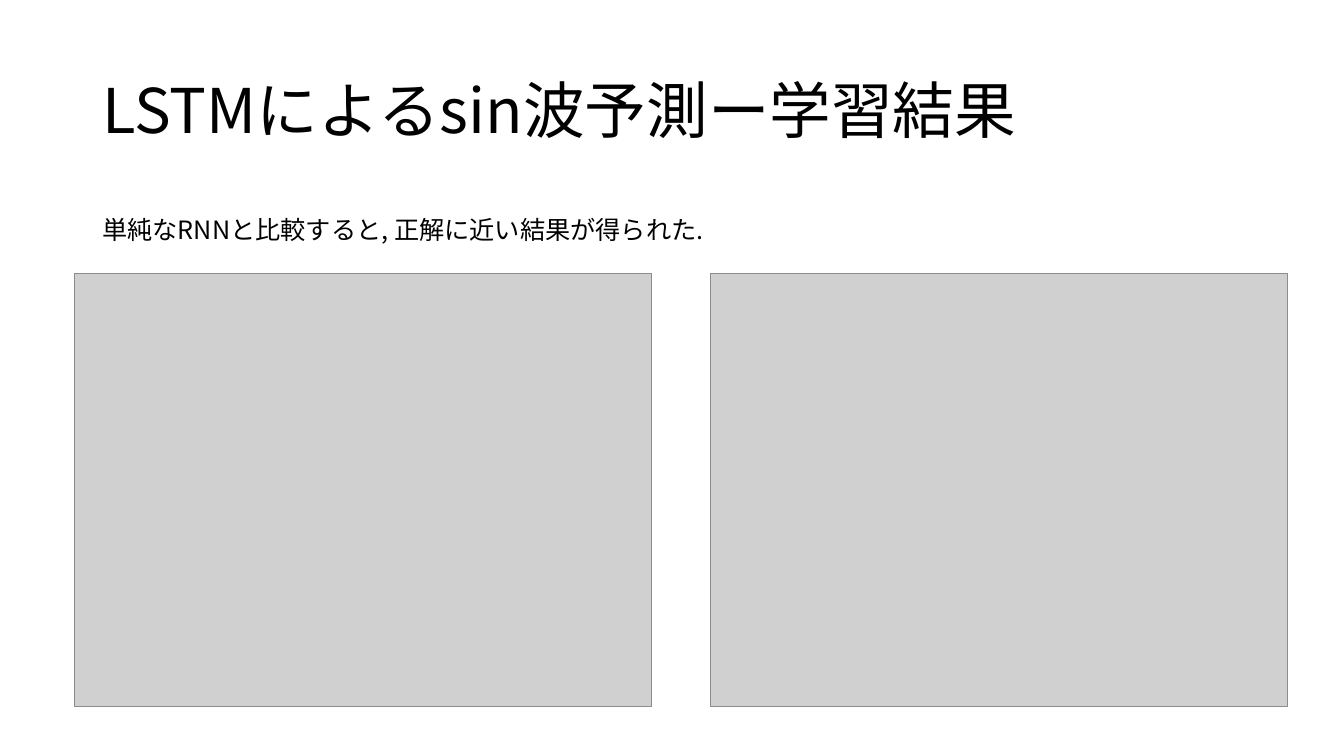
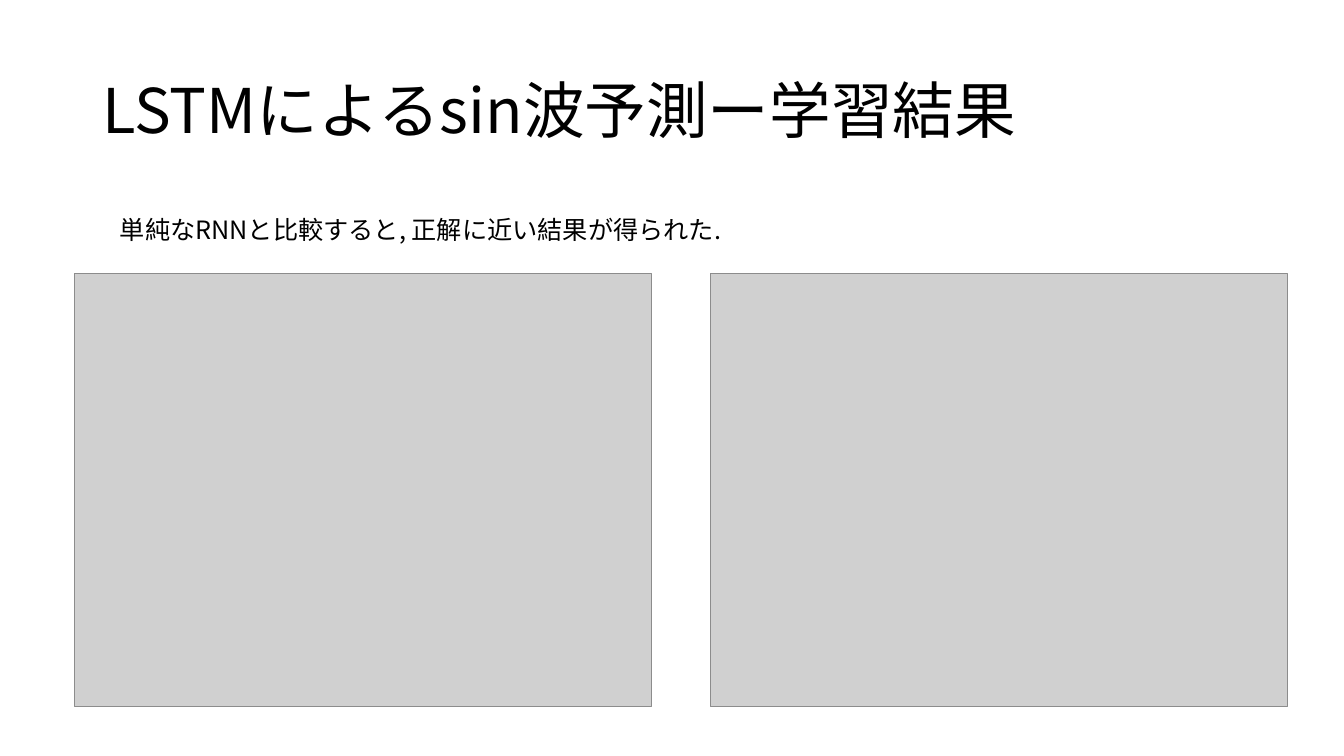
Before and after one commit to Seiya-Yamamoto/example_Chainer, a slide deck: slide 5 of 個別ゼミ第4回.pptx. Drawn at 1344x756 pixels with LibreOffice and Linux fonts; fonts in the diff are those of the drawing; grey boxes stand for pictures. Boxes give left, top, right and bottom in pixels: in the first picture for what was removed or moved away, otherwise in the second. Text is boxed around its words. In the diff, an @@ line names an element or a change of style, - is before the commit and + after.

```diff
--- a/個別ゼミ第4回.pptx
+++ b/個別ゼミ第4回.pptx
@@ text "単純なRNNと比較すると, 正解に近い結果が得られた." moved from (x1=102, y1=217, x2=703, y2=244) to (x1=120, y1=217, x2=721, y2=244) @@
```
Also in this commit, not shown: 3 other slides changed, 2 slides added, 2 slides removed.
